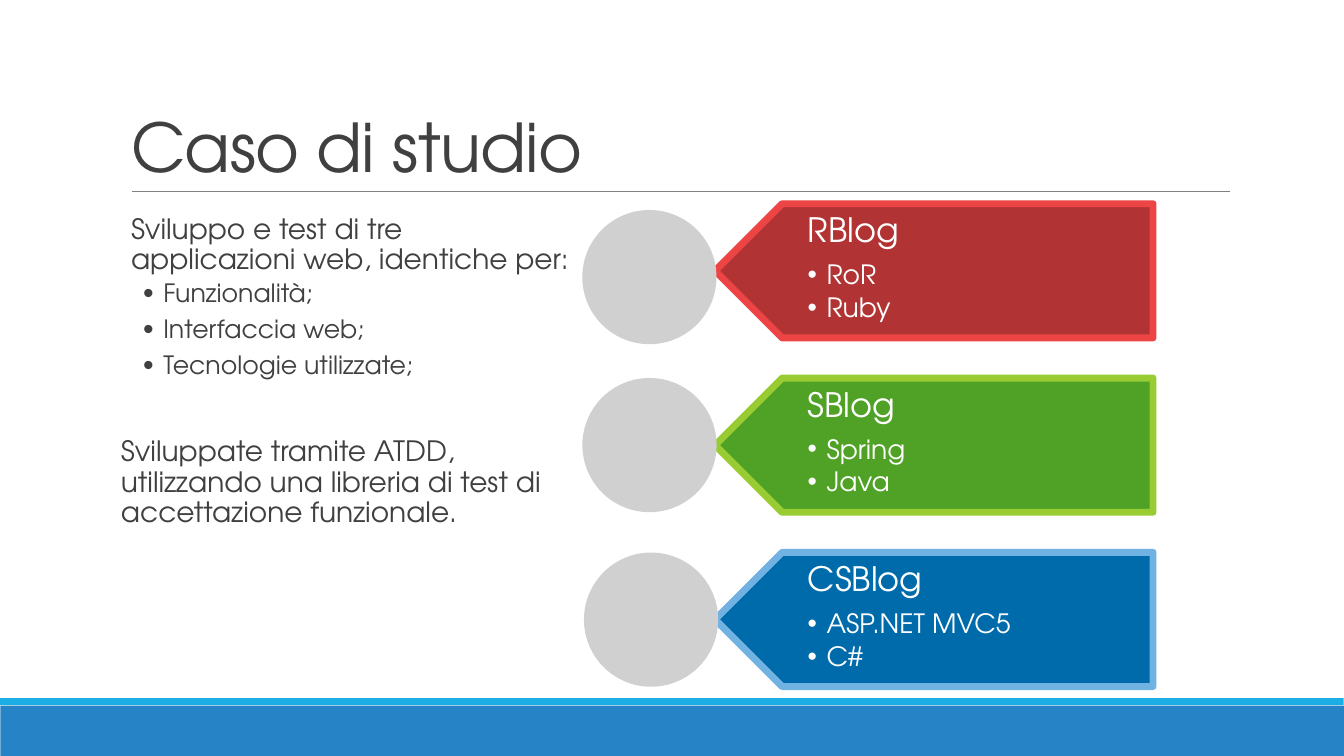
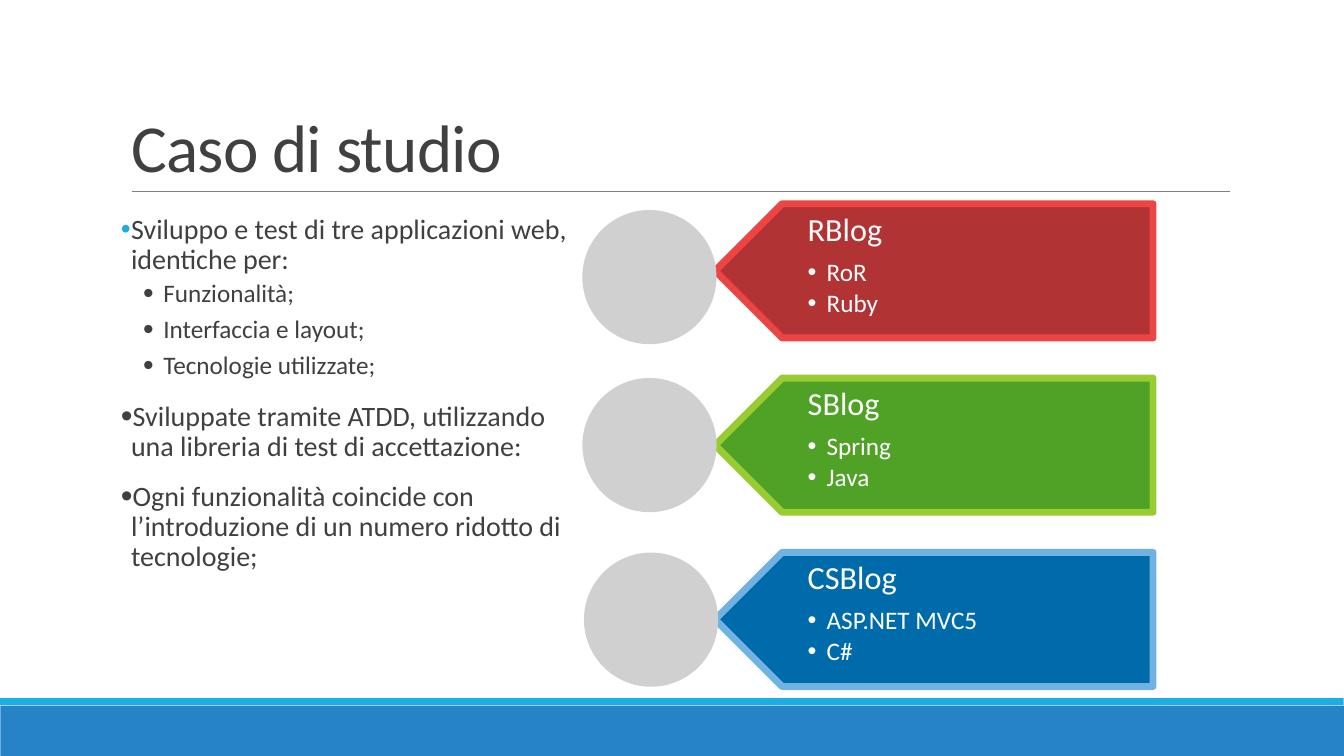
Before and after one commit to TTia/xblog-thesis, a slide deck: slide 5 of Presentazione.pptx. Drawn at 1344x756 pixels with LibreOffice and Linux fonts; fonts in the diff are those of the drawing; grey boxes stand for pictures. Boxes give left, top, right and bottom in pixels: in the first picture for what was removed or moved away, otherwise in the second. Text is boxed around its words. In the diff, an @@ line names an element or a change of style, - is before the commit and + after.

```diff
--- a/Presentazione.pptx
+++ b/Presentazione.pptx
@@ title "Caso di studio" at bbox=[131, 125, 502, 173]: font TeX Gyre Adventor to Calibri @@
@@ text "RBlog" at bbox=[808, 218, 882, 316]: size 24 to 23 pt in "RBlog"; font TeX Gyre Adventor to Calibri; size 19 to 18 pt in "RoR", "Ruby" @@
@@ text at bbox=[131, 219, 567, 379]: font TeX Gyre Adventor to Calibri in "Sviluppo e test di tre applicazioni web, ...", "Funzionalità;", "Tecnologie utilizzate;"; bullet   to • @@
@@ text at bbox=[163, 320, 364, 342]: text changed; font TeX Gyre Adventor to Calibri @@
-  • Interfaccia web;
+  • Interfaccia e layout;
@@ text "SBlog" at bbox=[808, 392, 891, 486]: size 24 to 23 pt in "SBlog"; font TeX Gyre Adventor to Calibri; size 19 to 18 pt in "Spring", "Java" @@
@@ text at bbox=[131, 436, 560, 571]: text changed; font TeX Gyre Adventor to Calibri @@
-Sviluppate tramite ATDD, utilizzando una libreria di test di accettazione funzionale.
+• Sviluppate tramite ATDD, utilizzando una libreria di test di accettazione:
+• Ogni funzionalità coincide con l’introduzione di un numero ridotto di tecnologie;
@@ text "CSBlog" at bbox=[808, 566, 977, 660]: size 24 to 23 pt in "CSBlog"; font TeX Gyre Adventor to Calibri; size 19 to 18 pt in "ASP.NET MVC5", "C#" @@
```
Also in this commit, not shown: 10 other slides changed, 1 slide added.
